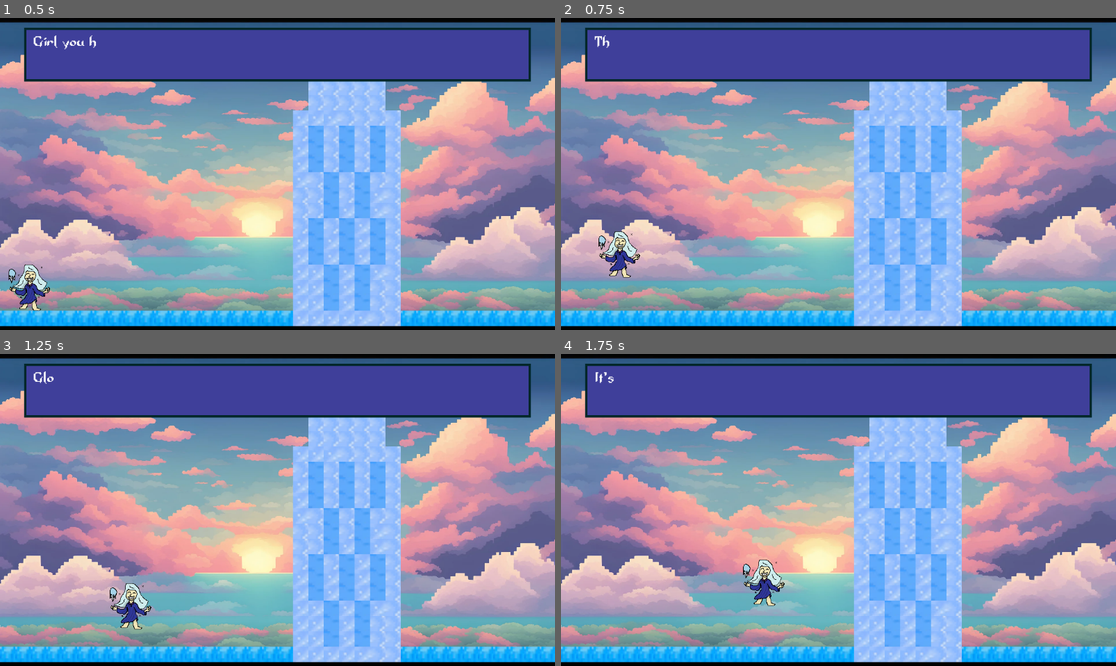
Above: before the commit, frames 1-4 (two rows, left to right).
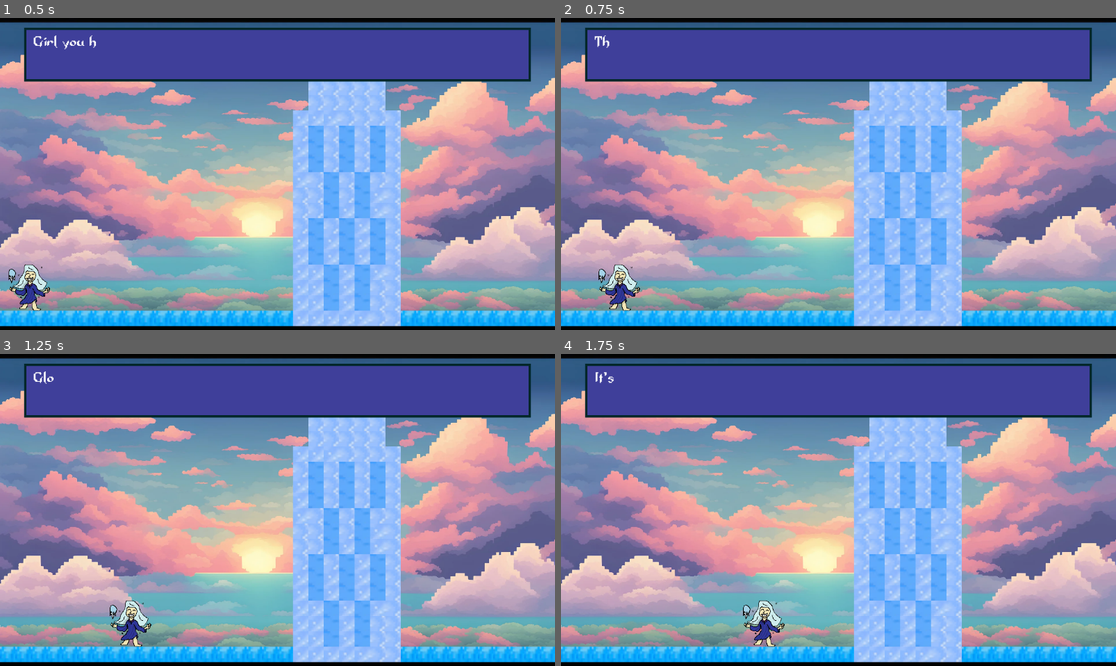
Above: after the commit, the same moments.

Repository: milesmercer04/hackathon-2024
Game: Godot game, scene res://Levels/prophecy.tscn
Two runs of this game, one before a commit and one after it. Both use one fixed random seed, a clock stepped at 60 frames per second and the inputs below.
Inputs:
- Up to frame 1 (0.5 s): no input
- Up to frame 2 (0.75 s): tap Enter (ui_accept) at 0.5, 0.6 s; hold Right (ui_right) from 0.53 s (still down)
- Up to frame 3 (1.25 s): keep holding Right (ui_right); tap Enter (ui_accept) at 0.77, 1.07 s
- Up to frame 4 (1.75 s): keep holding Right (ui_right); tap Enter (ui_accept) at 1.35, 1.52 s

Frame 1 is identical in both runs. In frame 2, 1.1% of the frame differs, in the area x 6-15%, y 68-94%; in frame 3, 0.9%; in frame 4, 1.2%, in the area x 32-41%, y 65-94%.

Commit message:
Fixed cars not freezing properly

Diff:
--- a/global-colding/Sub-scenes/Car/car.tscn
+++ b/global-colding/Sub-scenes/Car/car.tscn
@@ -4,7 +4,7 @@
 [ext_resource type="Texture2D" uid="uid://uesbn7vxrfl5" path="res://Character Sprites/car.png" id="1_ks3du"]
 
 [sub_resource type="RectangleShape2D" id="RectangleShape2D_fg564"]
-size = Vector2(81, 46)
+size = Vector2(100, 60)
 
 [node name="Car" type="CharacterBody2D"]
 position = Vector2(372, 259)
@@ -16,7 +16,7 @@
 texture = ExtResource("1_ks3du")
 
 [node name="CollisionShape2D" type="CollisionShape2D" parent="."]
-position = Vector2(1.5, -1)
+position = Vector2(2, -2)
 shape = SubResource("RectangleShape2D_fg564")
 
 [connection signal="ready" from="." to="." method="_on_ready"]
--- a/global-colding/Sub-scenes/Characters/player_movement.gd
+++ b/global-colding/Sub-scenes/Characters/player_movement.gd
@@ -17,7 +17,7 @@
 		velocity += get_gravity() * delta
 
 	# Handle jump.
-	if (Input.is_action_just_pressed("ui_accept") or Input.is_action_just_pressed("ui_up")) and is_on_floor():
+	if Input.is_action_just_pressed("ui_up") and is_on_floor():
 		velocity.y = JUMP_VELOCITY
 
 	# Get the input direction and handle the movement/deceleration.
--- a/global-colding/Sub-scenes/Ice Bolt/ice_bolt_movement.gd
+++ b/global-colding/Sub-scenes/Ice Bolt/ice_bolt_movement.gd
@@ -9,5 +9,7 @@
 	position += transform.x * SPEED * delta
 
 func _on_body_entered(body: Node) -> void:
-	if body.name == "Car":
+	print(body.name)
+	if body is Car and not body.frozen:
 		body.freeze()
+		self.queue_free()
